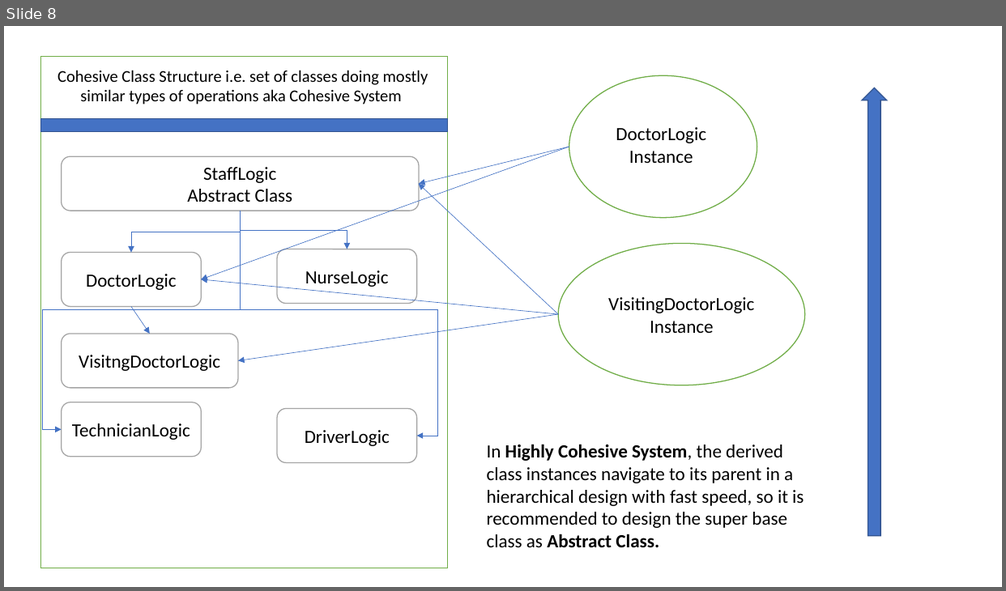
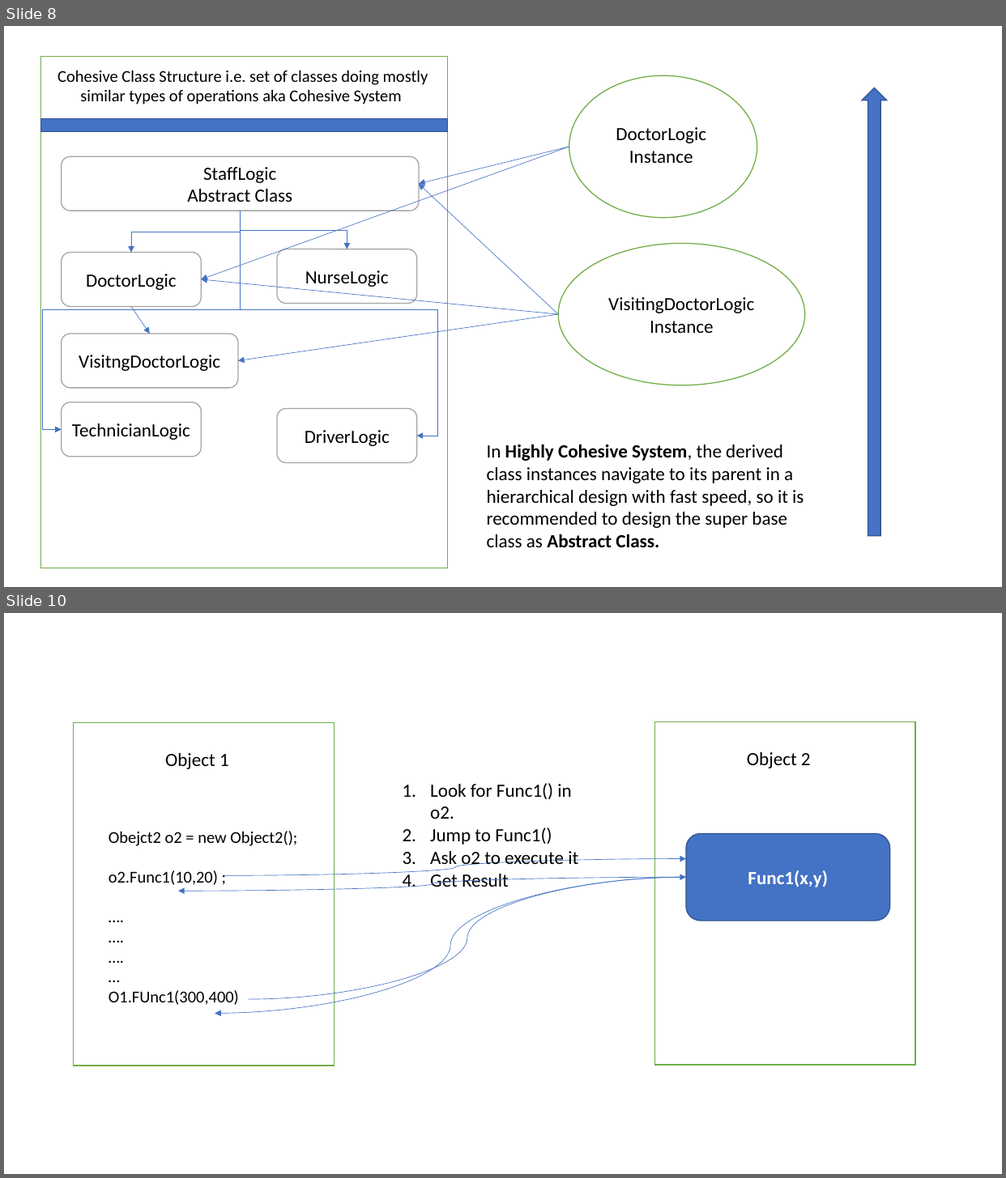
Before and after one commit to maheshsabnis/CS_Applications_MB, a slide deck: MB_Training_Images.pptx. Shown one above the other, each under a label of ours: slide 8 before the commit, slides 8 and 10 after it; the slides between them are not shown. The pictures are 1006x591 and 1006x1178 pixels, drawn with LibreOffice and Linux fonts; fonts in the diff are those of the drawing. Boxes give left, top, right and bottom in pixels: in the first picture for what was removed or moved away, otherwise in the second. Text is boxed around its words. In the diff, an @@ line names an element or a change of style, - is before the commit and + after.

```diff
--- a/MB_Training_Images.pptx
+++ b/MB_Training_Images.pptx
@@ slide 10 added at [4, 613, 1002, 1174], background #FFFFFF @@
@@ rectangle added at [74, 723, 334, 1066], fill #FFFFFF, outline #70AD47 1 pt @@
@@ rectangle added at [655, 722, 916, 1065], fill #FFFFFF, outline #70AD47 1 pt @@
@@ text added at [165, 753, 229, 769], 18 pt, text #000000 @@
+Object 1
@@ text added at [747, 752, 811, 769], 18 pt, text #000000 @@
+Object 2
@@ text added at [430, 783, 578, 887], 18 pt, text #000000 @@
+1. Look for Func1() in o2.
+2. Jump to Func1()
+3. Ask o2 to execute it
+4. Get Result
@@ text added at [108, 831, 297, 1005], 16 pt, text #000000 @@
+Obejct2 o2 = new Object2();
+o2.Func1(10,20) ;
+….
+….
+….
+…
+O1.FUnc1(300,400)
@@ rounded rectangle added at [686, 834, 889, 921], fill #4472C4, outline #325491 1 pt, 18 pt, text #FFFFFF, bold @@
+Func1(x,y)
@@ curved arrow added from (686, 877) to (178, 891), #4472C4 0.5 pt @@
@@ curved arrow added from (686, 877) to (215, 1013), #4472C4 0.5 pt @@
@@ curved arrow added from (225, 875) to (686, 859), #4472C4 0.5 pt @@
@@ curved arrow added from (249, 999) to (686, 877), #4472C4 0.5 pt @@
```
Also in this commit, not shown: 1 slide changed, 2 other slides added, 15 other files.
